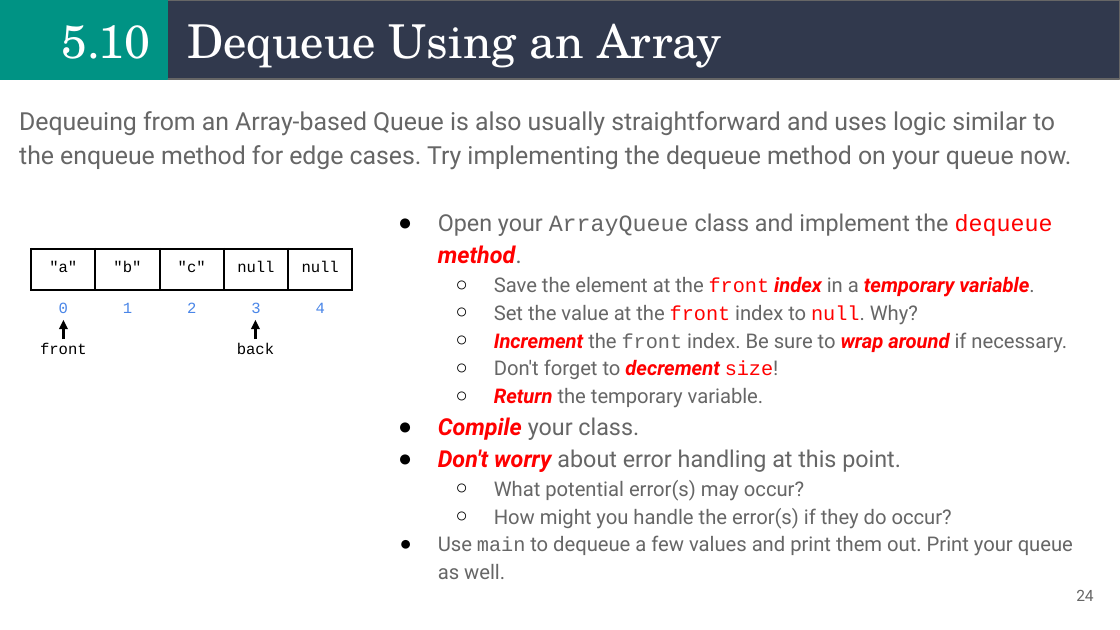
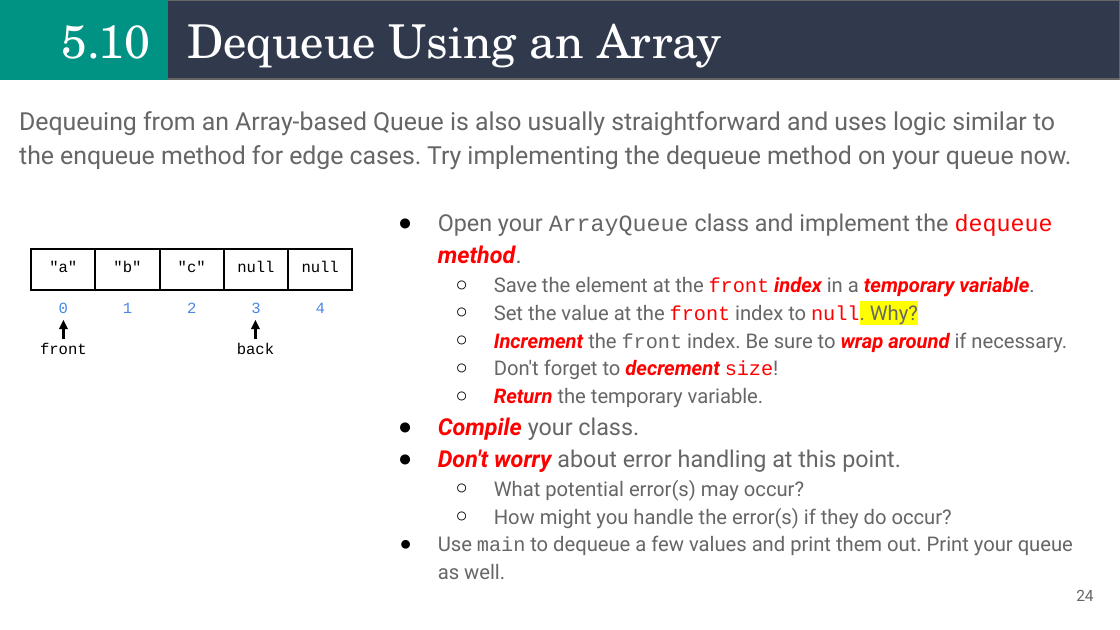
Before and after one commit to alam-tanweer/DailyFolder, a slide deck: slide 24 of CourseContent/Unit 05_Data Structure 1/tanweer/5_ Data Structures I_ta.pptx. Drawn at 1120x630 pixels with LibreOffice and Linux fonts; fonts in the diff are those of the drawing. Boxes give left, top, right and bottom in pixels: in the first picture for what was removed or moved away, otherwise in the second. Text is boxed around its words. In the diff, an @@ line names an element or a change of style, - is before the commit and + after.

```diff
--- a/CourseContent/Unit 05_Data Structure 1/tanweer/5_ Data Structures I_ta.pptx
+++ b/CourseContent/Unit 05_Data Structure 1/tanweer/5_ Data Structures I_ta.pptx
@@ text at (494, 305, 918, 326): highlight none to #FFFF00 in "null. Why?" @@
```
Also in this commit, not shown: 22 other slides changed, 19 other files.
